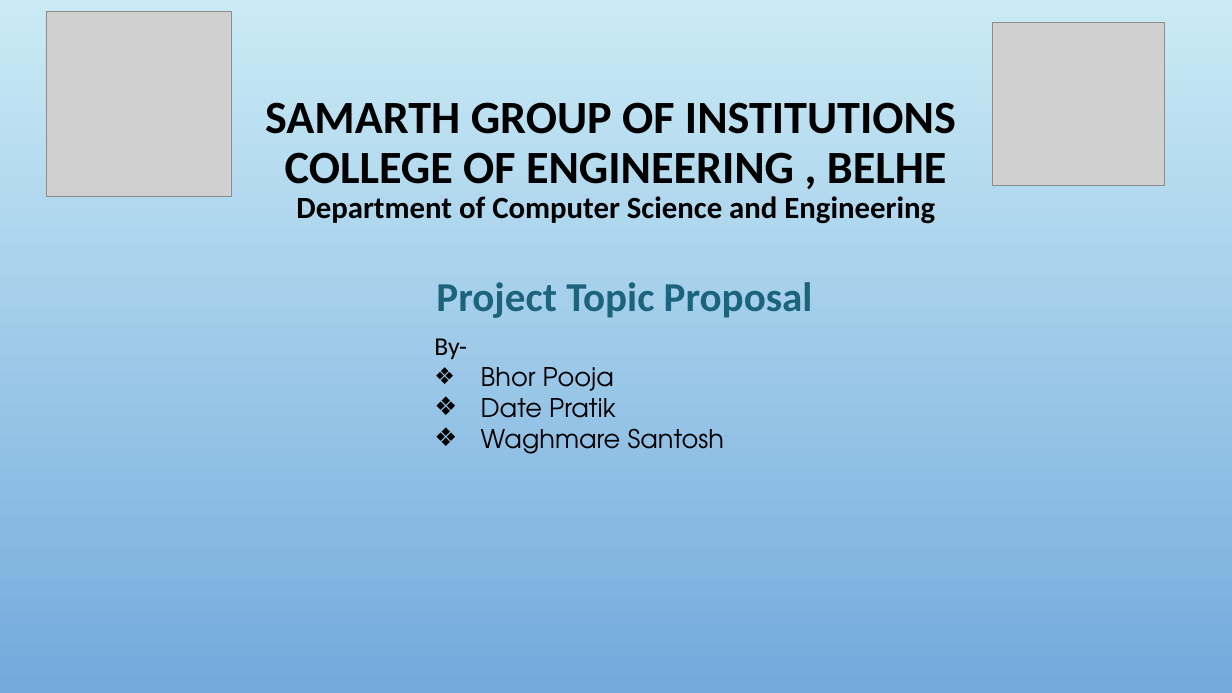
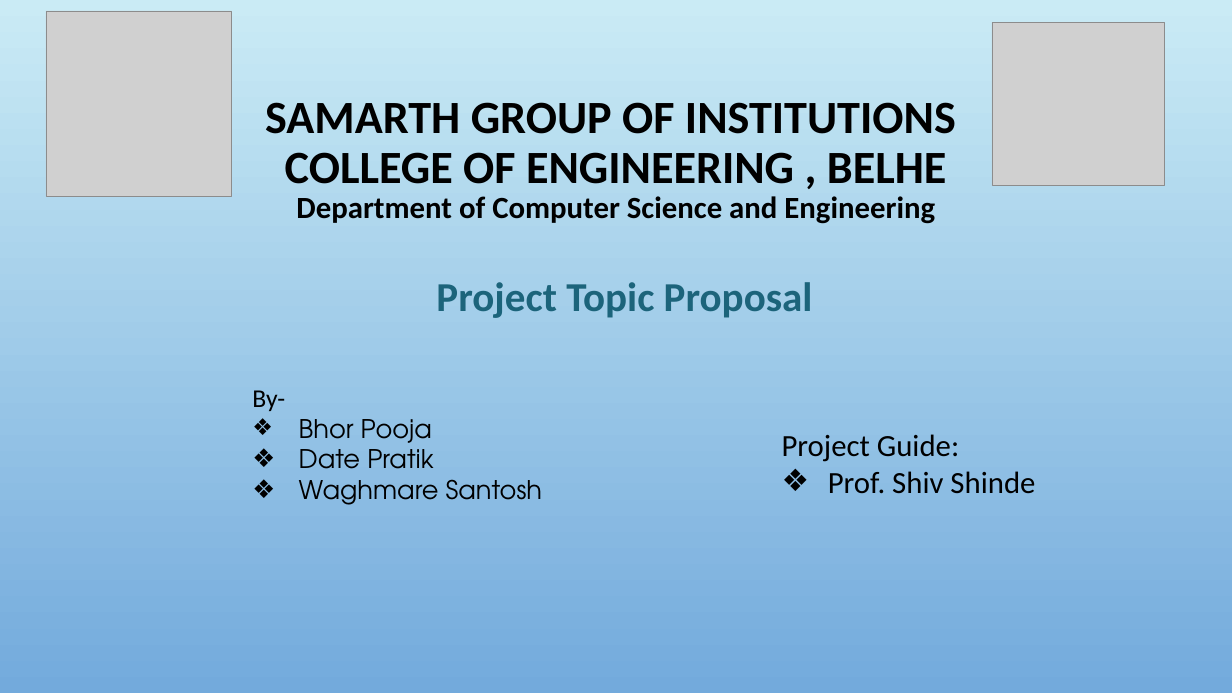
Before and after one commit to santoshw03/ML_and_Healthcare, a slide deck: slide 1 of topic_proposal.pptx. Drawn at 1232x693 pixels with LibreOffice and Linux fonts; fonts in the diff are those of the drawing; grey boxes stand for pictures; background and template pictures are left out. Boxes give left, top, right and bottom in pixels: in the first picture for what was removed or moved away, otherwise in the second. Text is boxed around its words. In the diff, an @@ line names an element or a change of style, - is before the commit and + after.

```diff
--- a/topic_proposal.pptx
+++ b/topic_proposal.pptx
@@ text "By-": place and size @@
-text "By-" at [434,338,725,454]
+text "By-" at [252,390,543,505]
@@ text added at [782,434,1035,494], 24 pt, text #000000 @@
+Project Guide:
+❖ Prof. Shiv Shinde
```
Also in this commit, not shown: 3 other slides changed, 2 slides added.
